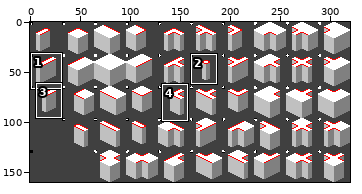
Pixel-art file -- tilesets/templates/full_templates/f_thin_transparent_template.aseprite. The first picture is a wide view before the edit; the outline marks the close-up.
Close-up. Before the commit:
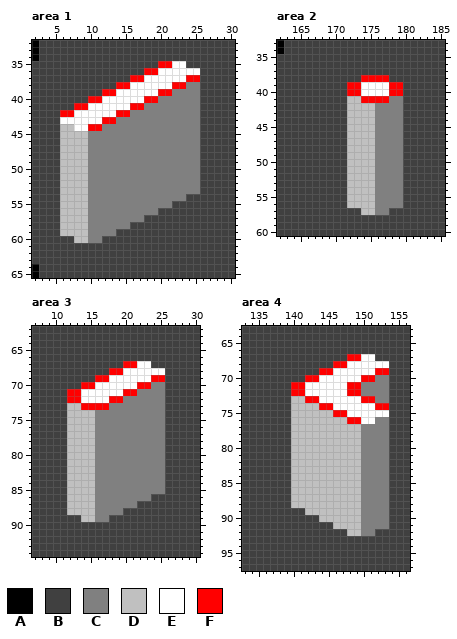
320x160 pixels, 1 frame. Shown: area 1: x 2..30, y 32..65; area 2: x 162..185, y 33..60; area 3: x 7..30, y 62..94; area 4: x 133..156, y 63..97. The commit also changed other parts of the picture, which this record leaves out.
Palette (. is transparent): A #000000  B #404040  C #808080  D #c0c0c0  E #ffffff  F #ff0000
After:
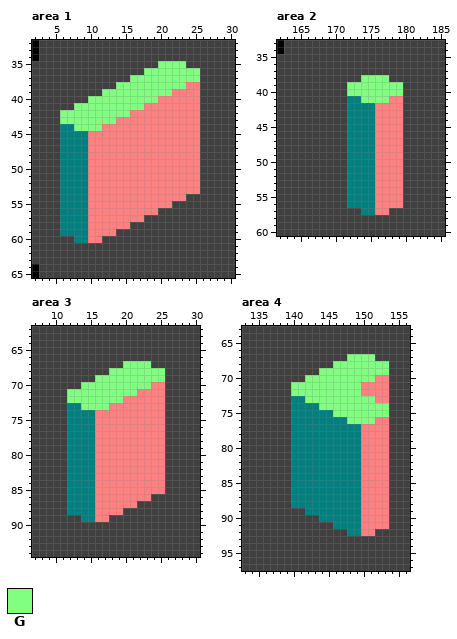
Colours new in this view: G #80ff80
Diff:
layer "Normals" added
layer "Edges" now hidden
colour C: #808080 -> #ff8080
colour D: #c0c0c0 -> #008080
Area 1:
y 35: x 20..23 FFEE -> GGGG
y 36: x 18..25 FFEEEEEE -> GGGGGGGG
y 37: x 16..25 FFEEEEEEFF -> GGGGGGGGGG
y 38: x 14..23 FFEEEEEEFF -> GGGGGGGGGG
y 39: x 12..21 FFEEEEEEFF -> GGGGGGGGGG
y 40: x 10..19 FFEEEEEEFF -> GGGGGGGGGG
y 41: x 8..17 FFEEEEEEFF -> GGGGGGGGGG
y 42: x 6..15 FFEEEEEEFF -> GGGGGGGGGG
y 43: x 6..13 EEEEEEFF -> GGGGGGGG
y 44: x 8..11 EEFF -> GGGG
Area 2:
y 38: x 174..177 FFFF -> GGGG
y 39..40: x 172..179 FFEEEEFF -> GGGGGGGG
y 41: x 174..177 FFFF -> GGGG
Area 3:
y 67: x 20..23 FFEE -> GGGG
y 68: x 18..25 FFEEEEEE -> GGGGGGGG
y 69: x 16..25 FFEEEEEEFF -> GGGGGGGGGG
y 70: x 14..23 FFEEEEEEFF -> GGGGGGGGGG
y 71: x 12..21 FFEEEEEEFF -> GGGGGGGGGG
y 72: x 12..19 FFEEEEFF -> GGGGGGGG
y 73: x 14..17 FFFF -> GGGG
Area 4:
y 67: x 148..151 FFEE -> GGGG
y 68: x 146..153 FFEEEEEE -> GGGGGGGG
y 69: x 144..153 FFEEEEEEFF -> GGGGGGGGGG
y 70: x 142..151 FFEEEEEEFF -> GGGGGGGGGG
y 71..72: x 140..149 FFEEEEEEFF -> GGGGGGGGGG
y 73: x 142..151 FFEEEEEEFF -> GGGGGGGGGG
y 74: x 144..153 FFEEEEEEFF -> GGGGGGGGGG
y 75: x 146..153 FFEEEEEE -> GGGGGGGG
y 76: x 148..151 FFEE -> GGGG
